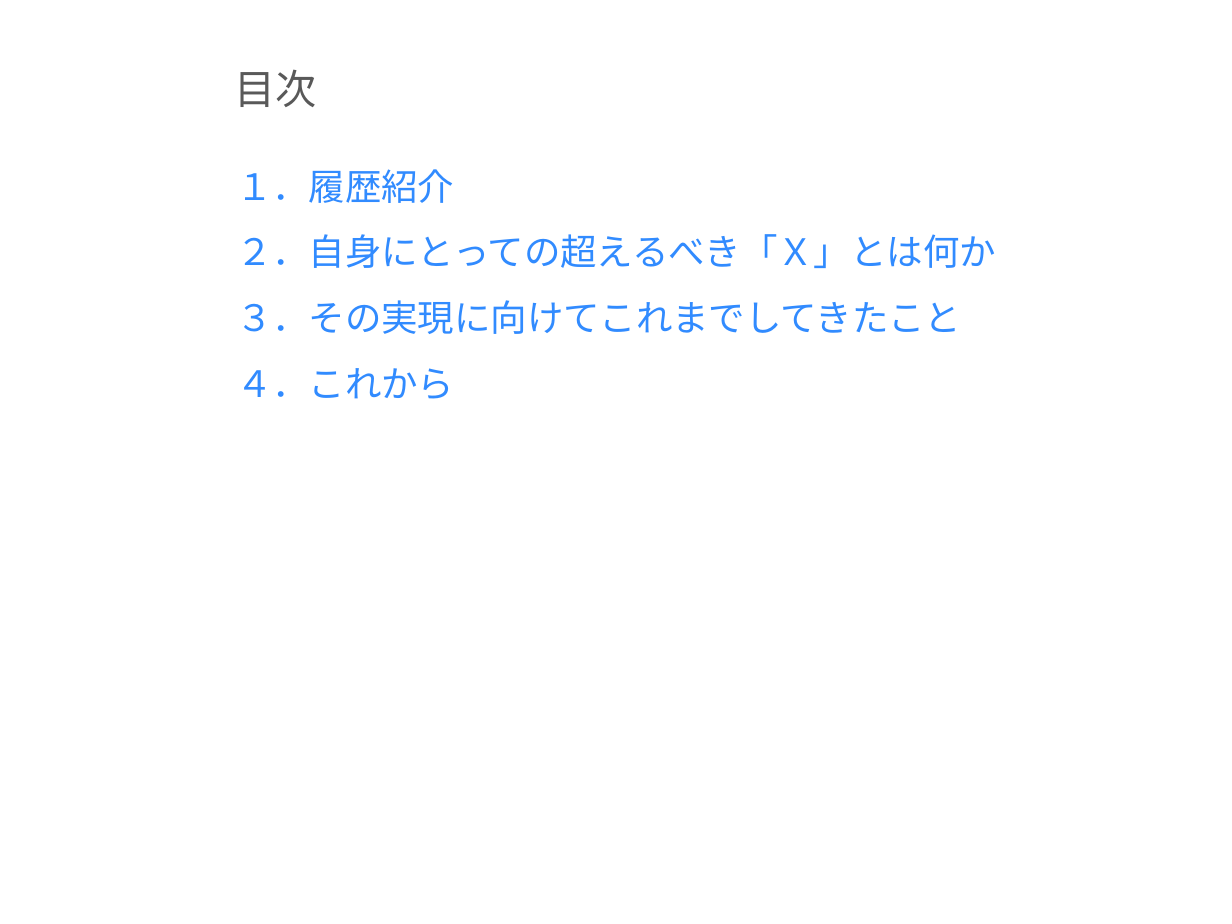
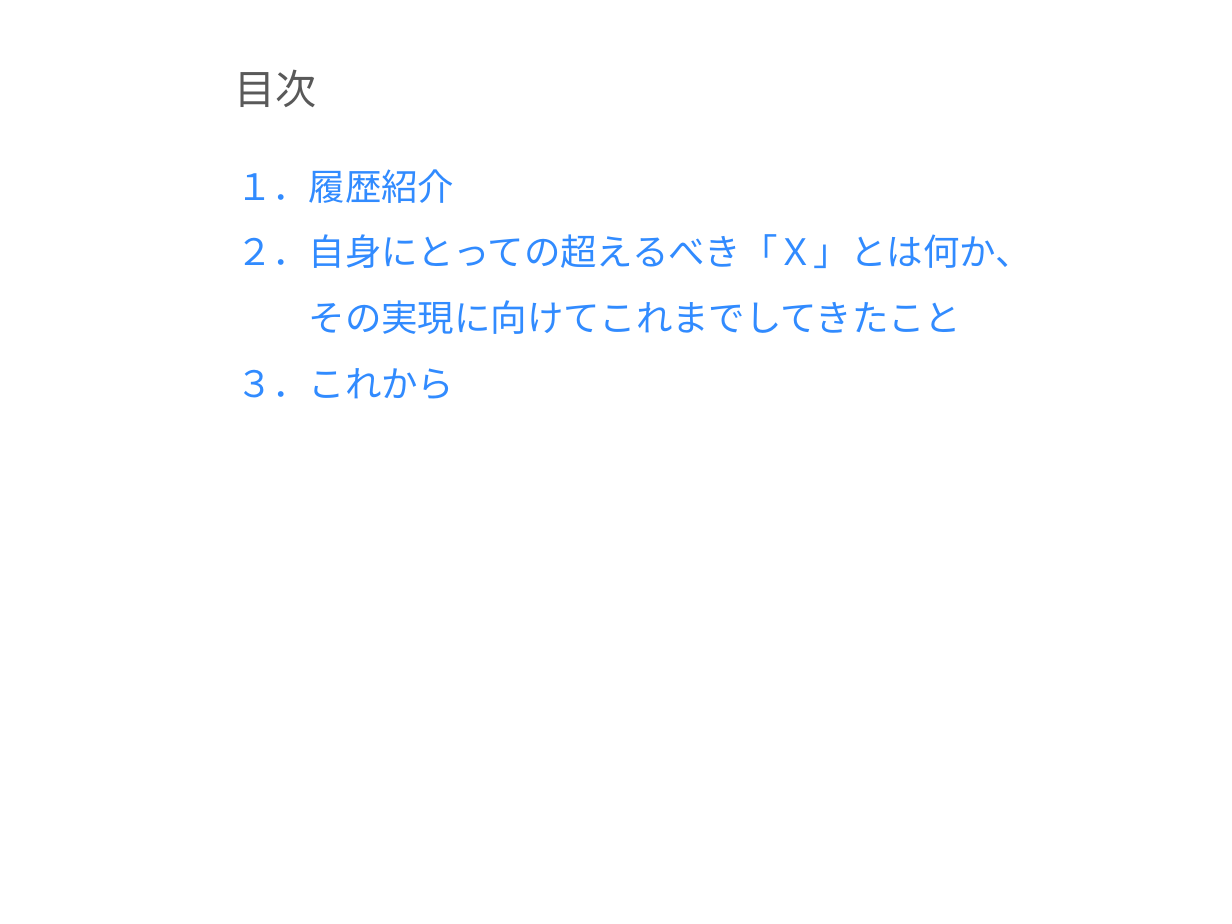
Before and after one commit to milo-bb/test, a slide deck: slide 2 of 昇格プレゼン(徐洋)_0226.pptx. Drawn at 1232x924 pixels with LibreOffice and Linux fonts; fonts in the diff are those of the drawing; background and template pictures are left out. Boxes give left, top, right and bottom in pixels: in the first picture for what was removed or moved away, otherwise in the second. Text is boxed around its words. In the diff, an @@ line names an element or a change of style, - is before the commit and + after.

```diff
--- a/昇格プレゼン(徐洋)_0226.pptx
+++ b/昇格プレゼン(徐洋)_0226.pptx
@@ text at [236,169,1031,399]: text changed @@
-１．履歴紹介
-２．自身にとっての超えるべき「Ｘ」とは何か
-３．その実現に向けてこれまでしてきたこと
-４．これから
+１．履歴紹介
+２．自身にとっての超えるべき「Ｘ」とは何か、
+その実現に向けてこれまでしてきたこと
+３．これから
```
Also in this commit, not shown: 1 other slide changed, 5 slides added, 4 slides removed.
